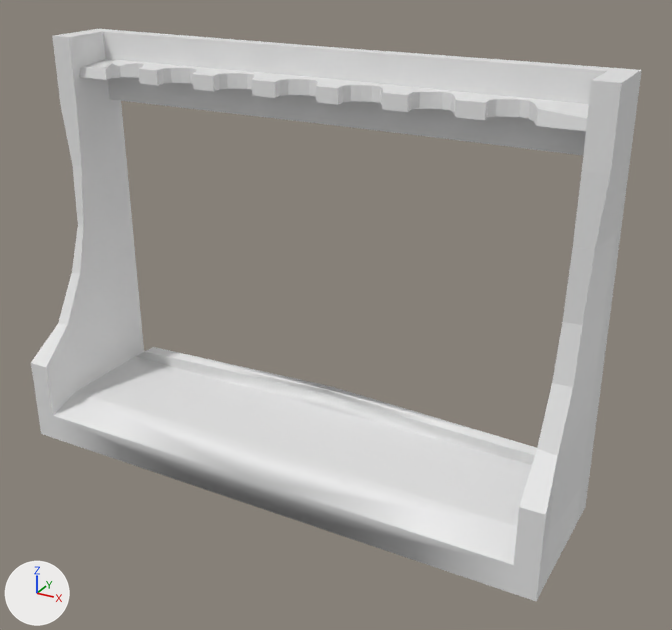
The FBX model Assets/Models/Objetos/PortaArmas_01.fbx: old version first, new version second.
Both versions are drawn from a camera (50 mm lens) standing at (4.22, -6.95, 4.2) and looking at (0.4, -0.01, 0.73). Arrows for +X, +Y and +Z are at lower left; the lights stay in place. Where no turn or scale is listed for an object, it has been applied to the vertices.
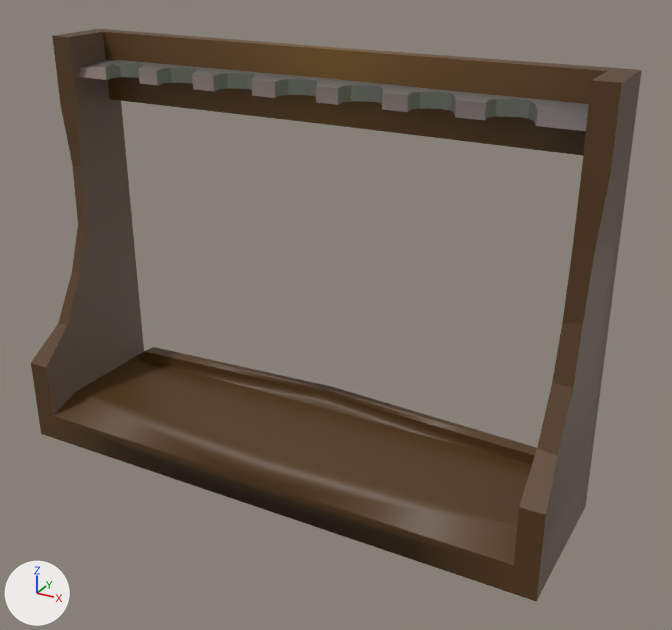
Boxes [x1, y1, x2, y2] around the edits, measured in the pictures (672 x 630 px):
'Cube', recoloured, surface changed (white to brown): [31, 29, 642, 601] in both
'Cube.001', recoloured: [79, 59, 589, 131] in both

The change, as a list of edits to the scene's bpy script:
```text
Add img_imphenziapalette01_png:
    img_imphenziapalette01_png = load_image('ImphenziaPalette01.png', '../../Design/Materials/Textures/ImphenziaPalette01.png', 8, 8, 'sRGB')
Add mat_material_001:
    mat_material_001 = principled_material('Material.001')
    mat_material_001.texture = img_imphenziapalette01_png
Change me_cube_009:
    where me_cube_009.from_pydata(...)  # 130 vertices, 130 faces; spans x -2.74..2.74, y -0.87..0.69, z -1.0..3.04
    used by ob_cube; location = (0.0, 0.0, 0.0)
    me_cube_009 part 1: texture (UV) coordinates of 130 of 130 faces, centred in x -2.74..2.74, y -0.87..0.65, z -1.0..3.04, changed; they spanned u 0.0..0.88, v 0.0..1.0 and now span u 0.94..0.94, v 0.52..0.58
    add me_cube_009.materials.append(mat_material_001)  # picture img_imphenziapalette01_png
Change me_cube_010:
    where me_cube_010.from_pydata(...)  # 148 vertices, 76 faces; spans x -2.62..2.62, y -0.27..0.27, z -0.07..0.07
    add me_cube_010.materials.append(mat_material_001)  # picture img_imphenziapalette01_png
```
